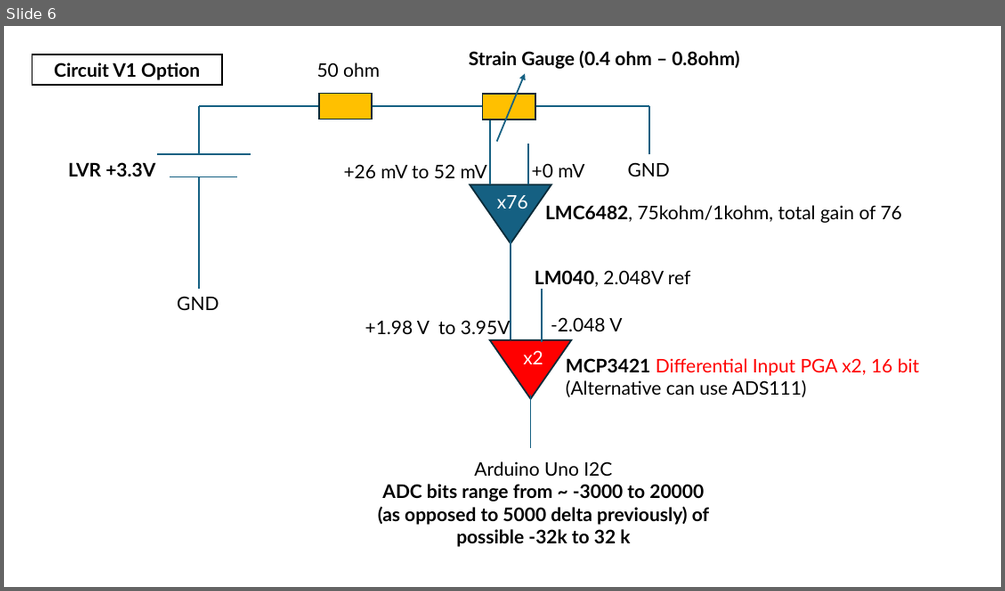
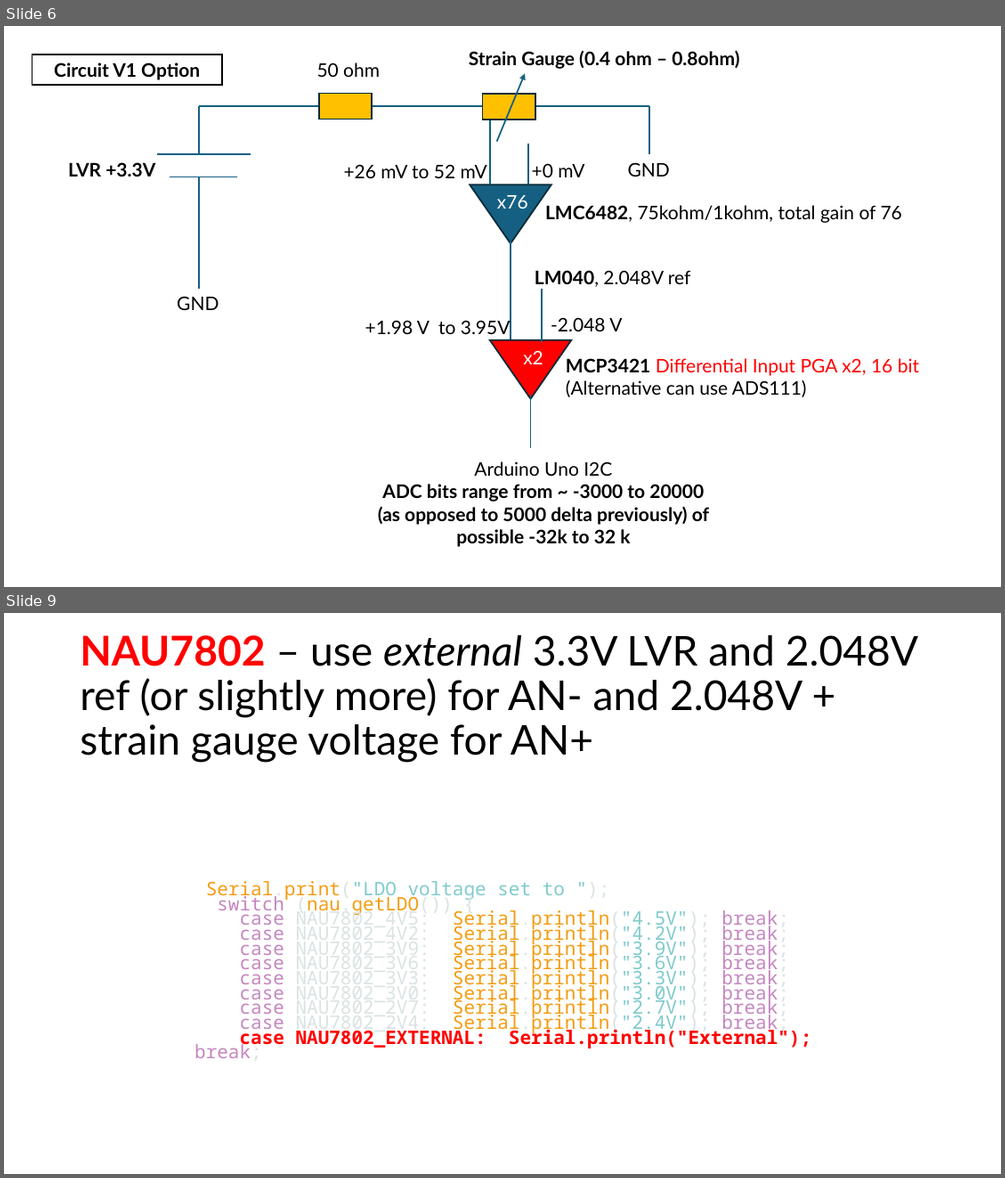
Before and after one commit to neuralengatberkeley/Strain-Sensor-, a slide deck: kinematic presentations/3_27_25.pptx. Shown one above the other, each under a label of ours: slide 6 before the commit, slides 6 and 9 after it; the slides between them are not shown. The pictures are 1005x591 and 1005x1178 pixels, drawn with LibreOffice and Linux fonts; fonts in the diff are those of the drawing. Boxes give left, top, right and bottom in pixels: in the first picture for what was removed or moved away, otherwise in the second. Text is boxed around its words. In the diff, an @@ line names an element or a change of style, - is before the commit and + after.

```diff
--- a/kinematic presentations/3_27_25.pptx
+++ b/kinematic presentations/3_27_25.pptx
@@ slide 9 added at <box>4,613,1001,1174</box>, background #FFFFFF @@
@@ title added at <box>80,635,918,763</box>, 39.6 pt, text #000000 @@
+NAU7802 – use external 3.3V LVR and 2.048V ref (or slightly more) for AN- and 2.048V + strain gauge voltage for AN+
@@ text added at <box>194,881,811,1058</box>, 18 pt, text #DAE3E3 @@
+Serial.print("LDO voltage set to ");
+switch (nau.getLDO()) {
+case NAU7802_4V5: Serial.println("4.5V"); break;
+case NAU7802_4V2: Serial.println("4.2V"); break;
+case NAU7802_3V9: Serial.println("3.9V"); break;
+case NAU7802_3V6: Serial.println("3.6V"); break;
+case NAU7802_3V3: Serial.println("3.3V"); break;
+case NAU7802_3V0: Serial.println("3.0V"); break;
+case NAU7802_2V7: Serial.println("2.7V"); break;
+case NAU7802_2V4: Serial.println("2.4V"); break;
+case NAU7802_EXTERNAL: Serial.println("External"); break;
```
Also in this commit, not shown: 3 slides changed, 19 other files.
